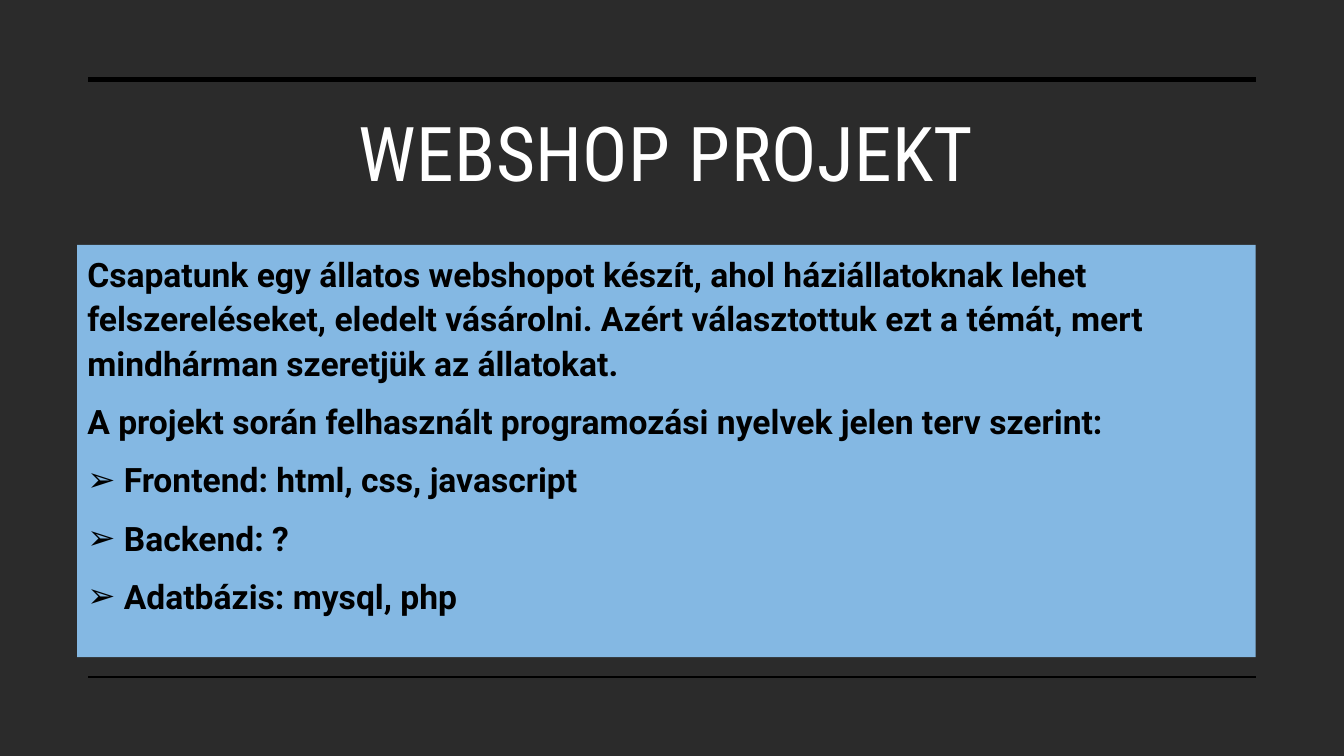
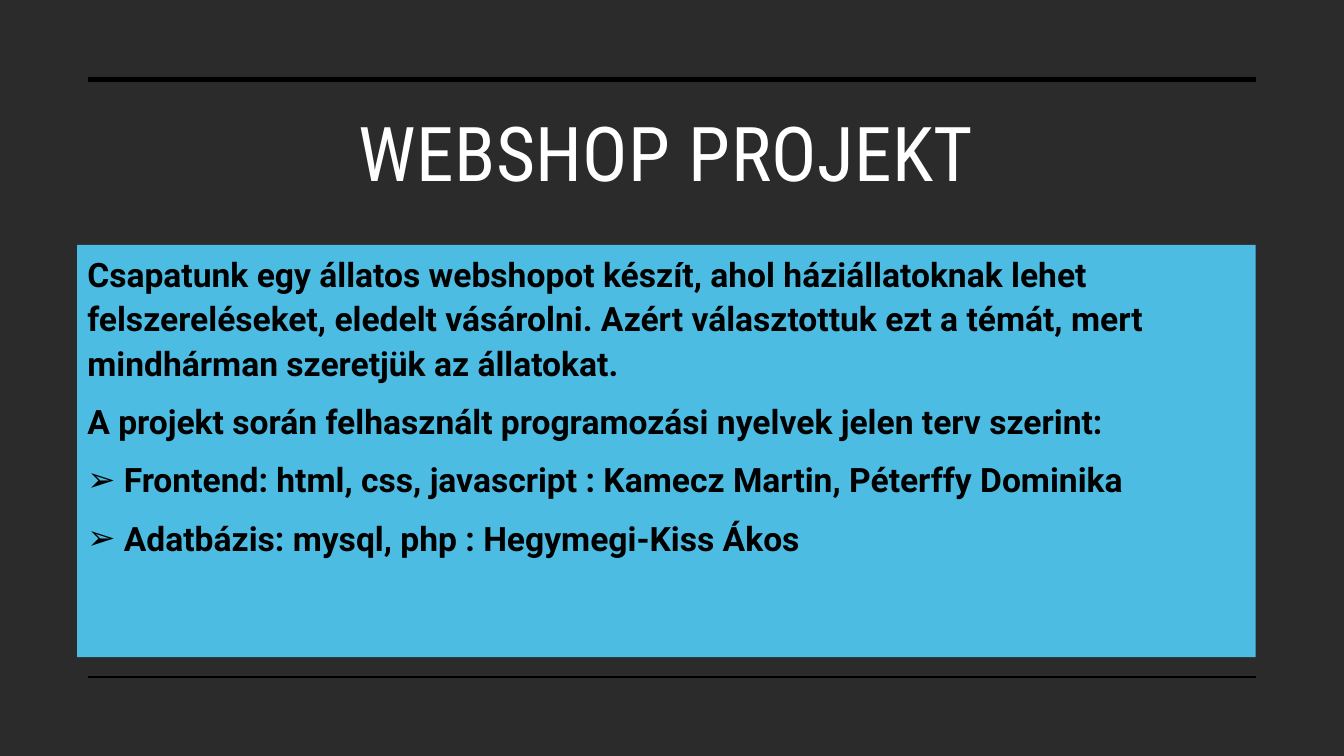
Before and after one commit to peterffydominika/13A_Projekt_webshop, a slide deck: slide 2 of Projektmunka.pptx. Drawn at 1344x756 pixels with LibreOffice and Linux fonts; fonts in the diff are those of the drawing; background and template pictures are left out; a plain dark background stands for a picture behind light text. Boxes give left, top, right and bottom in pixels: in the first picture for what was removed or moved away, otherwise in the second. Text is boxed around its words. In the diff, an @@ line names an element or a change of style, - is before the commit and + after.

```diff
--- a/Projektmunka.pptx
+++ b/Projektmunka.pptx
@@ text "Csapatunk egy állatos webshopot készít, ..." at (x1=78, y1=245, x2=1256, y2=657): fill #92CDFF at 87% opacity to #53D2FF at 87% opacity @@
@@ text at (x1=124, y1=466, x2=1123, y2=558): text changed @@
-➢ Frontend: html, css, javascript
-➢ Backend: ?
-➢ Adatbázis: mysql, php
+➢ Frontend: html, css, javascript : Kamecz Martin, Péterffy Dominika
+➢ Adatbázis: mysql, php : Hegymegi-Kiss Ákos
```
Also in this commit, not shown: 5 other slides changed, 2 slides removed.
